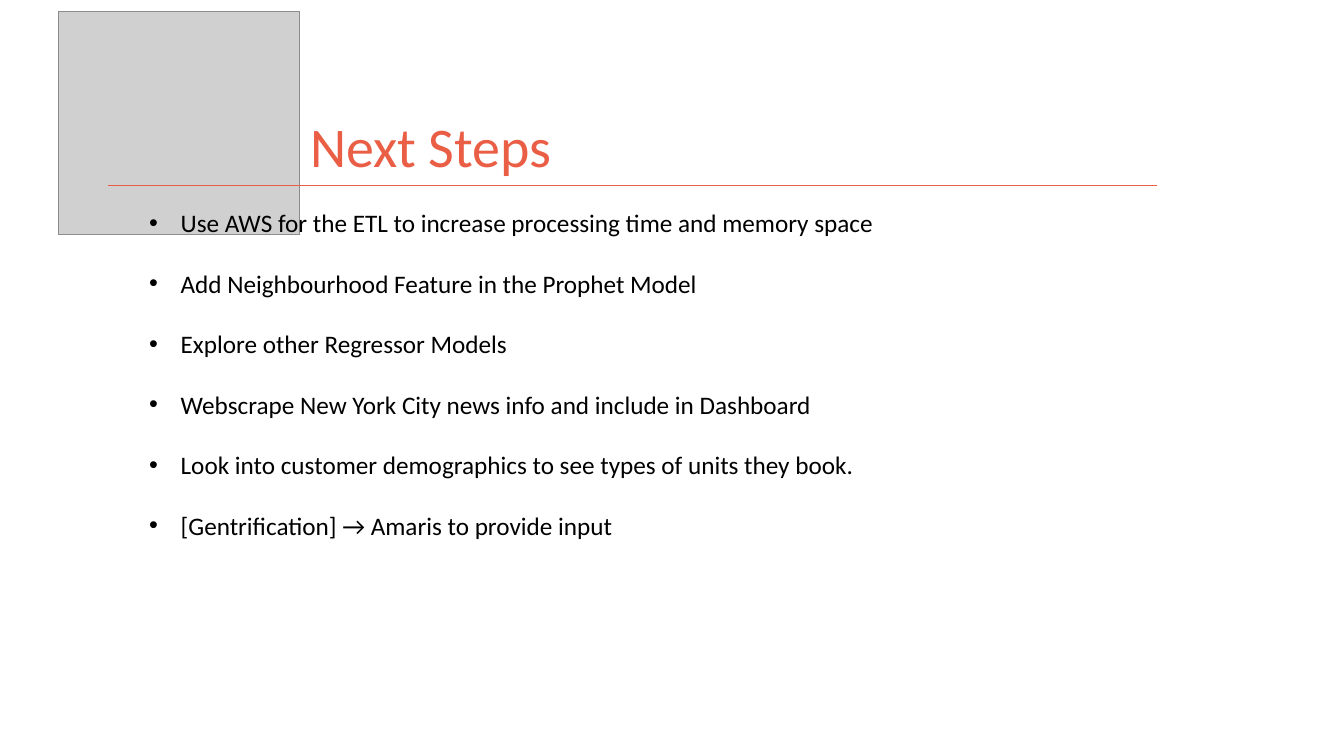
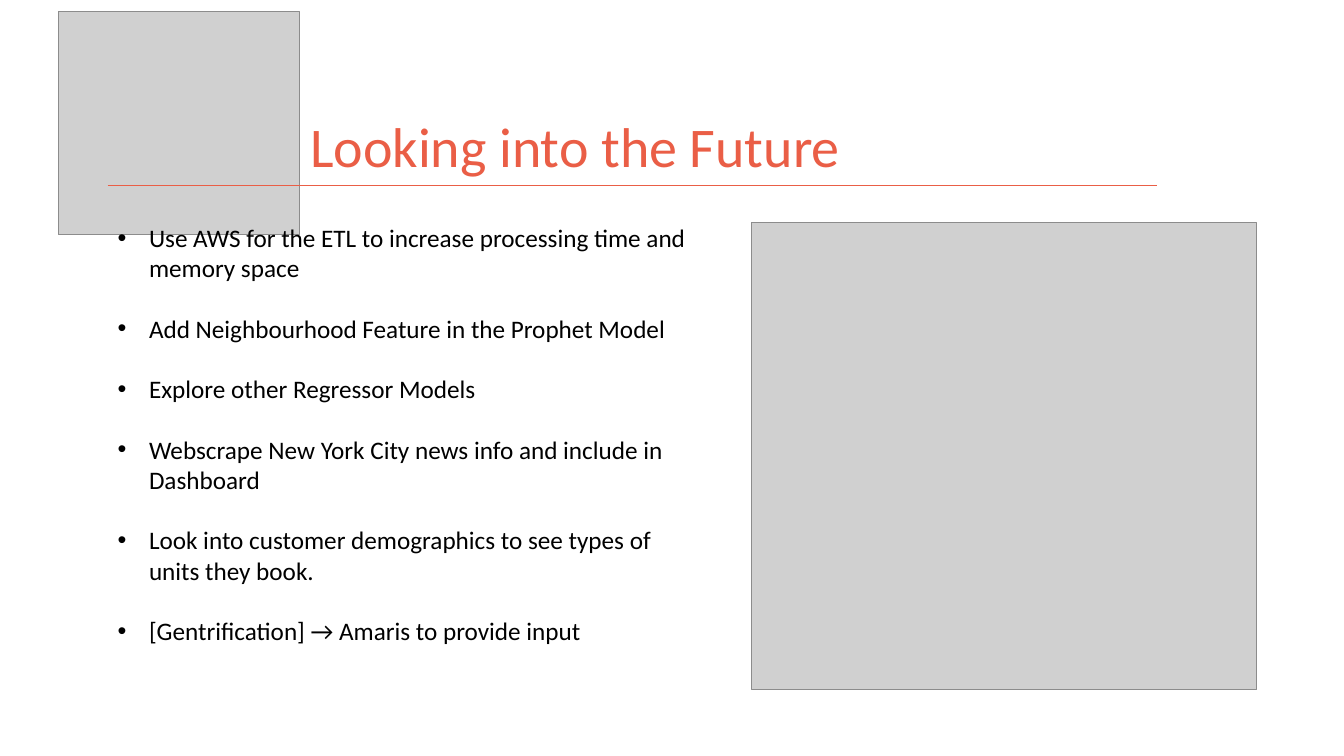
Before and after one commit to kman4/AirbnbPredictions, a slide deck: slide 23 of Airbnb Price Predictions (Model).pptx. Drawn at 1344x756 pixels with LibreOffice and Linux fonts; fonts in the diff are those of the drawing; grey boxes stand for pictures. Boxes give left, top, right and bottom in pixels: in the first picture for what was removed or moved away, otherwise in the second. Text is boxed around its words. In the diff, an @@ line names an element or a change of style, - is before the commit and + after.

Commit message:
update powerpoint and added images for powerpoint

```diff
--- a/Airbnb Price Predictions (Model).pptx
+++ b/Airbnb Price Predictions (Model).pptx
@@ title at (x1=310, y1=128, x2=840, y2=177): text changed @@
-Next Steps
+Looking into the Future
@@ text "Use AWS for the ETL ..." rewrapped from (x1=181, y1=212, x2=872, y2=539) to (x1=149, y1=226, x2=685, y2=644) @@
@@ picture added at (x1=752, y1=223, x2=1257, y2=690) @@
```
Also in this commit, not shown: 11 other slides changed, 4 other files.
